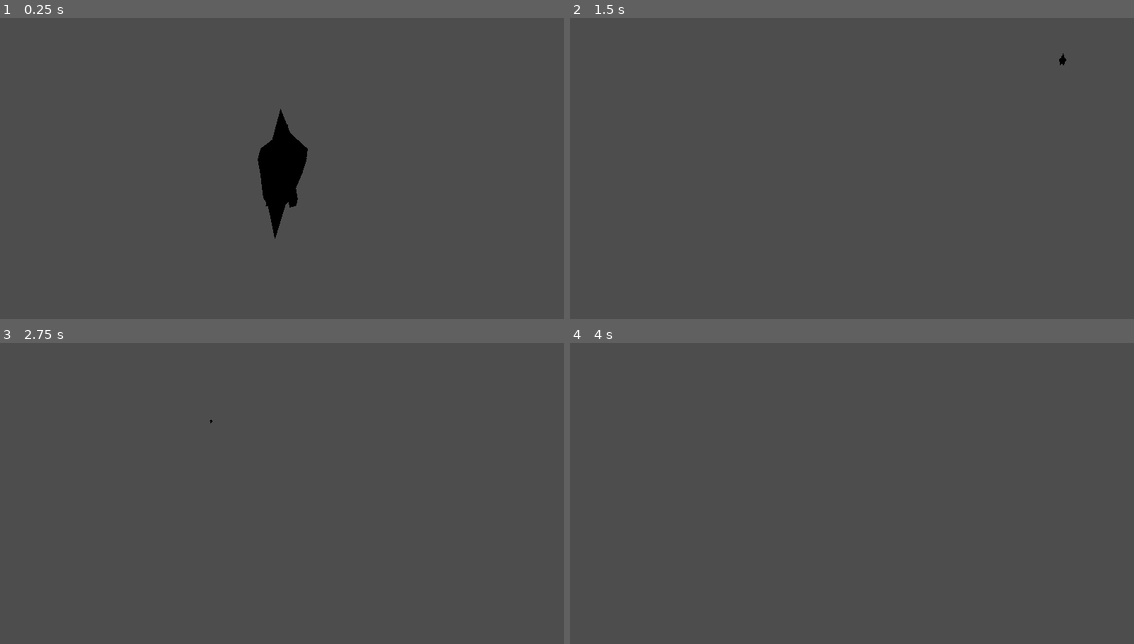
Above: before the commit, frames 1-4 (two rows, left to right).
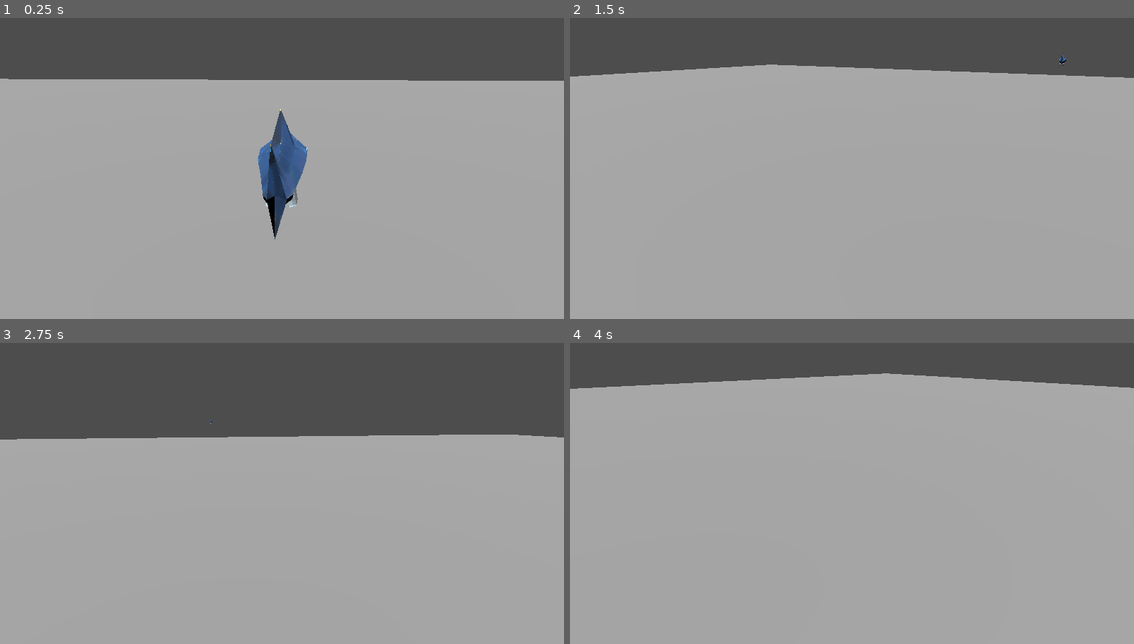
Above: after the commit, the same moments.

Repository: wallysaurus/shark-gaem
Game: Godot game, scene res://camera_3d.tscn
Two runs of this game, one before a commit and one after it. Both use one fixed random seed, a clock stepped at 60 frames per second and the inputs below.
Inputs (mouse positions are in pixels of both pictures, inside the frame that each line leads up to):
- Up to frame 1 (0.25 s): no input
- Up to frame 2 (1.5 s): tap Enter (ui_accept) at 0.5, 0.77 s; move the mouse to (880, 159) at 0.52 s; hold F 0.53-1.28 s; hold W from 0.53 s (still down); click (880, 159) at 0.67 s; move the mouse to (823, 162) at 1.27 s; tap Space at 1.35 s
- Up to frame 3 (2.75 s): keep holding W; tap Enter (ui_accept) at 1.52 s; move the mouse to (293, 481) at 2.02 s; hold F from 2.03 s (still down)
- Up to frame 4 (4 s): keep holding W; tap Enter (ui_accept) at 2.75, 3.02, 3.5, 3.77 s; move the mouse to (846, 490) at 2.77 s; release F at 2.78 s; tap Space at 2.85 s; click (846, 490) at 2.92 s; move the mouse to (891, 490) at 3.52 s; hold F from 3.53 s (still down)

The runs differ from the first frame. In frame 1, 79% of the frame differs, in the area x 0-100%, y 20-100%; in frame 2, 82%; in frame 3, 69%; in frame 4, 87%, in the area x 0-100%, y 10-100%.

Commit message:
added map

Diff:
--- a/GodotProject/camera_3d.tscn
+++ b/GodotProject/camera_3d.tscn
@@ -9,7 +9,13 @@
 
 [sub_resource type="CapsuleShape3D" id="CapsuleShape3D_ryshs"]
 
+[sub_resource type="BoxShape3D" id="BoxShape3D_6uotp"]
+
+[sub_resource type="BoxMesh" id="BoxMesh_1n8ih"]
+size = Vector3(50, 1, 50)
+
 [node name="Root" type="Node3D"]
+transform = Transform3D(1, 0, 0, 0, 1, 0, 0, 0, 1, 0, 0.382835, 0)
 
 [node name="CharacterBody3D" type="CharacterBody3D" parent="."]
 transform = Transform3D(1, 0, 0, 0, 1, 0, 0, 0, 1, 0, 0, -0.0118828)
@@ -28,14 +34,15 @@
 script = ExtResource("3_qqu3t")
 
 [node name="Camera3D" type="Camera3D" parent="."]
-transform = Transform3D(0.998464, -0.0152516, 0.0532624, 0, 0.961359, 0.275284, -0.0554033, -0.274861, 0.959882, 0.186951, 0.966246, 3.00627)
+transform = Transform3D(0.998464, -0.0152516, 0.0532624, 0, 0.961359, 0.275284, -0.0554033, -0.274861, 0.959882, 0.186951, 0.966247, 3.00627)
 keep_aspect = 0
+fov = 74.9666
 
 [node name="PhantomCameraHost" type="Node" parent="Camera3D"]
 script = ExtResource("4_yldkg")
 
 [node name="PhantomCamera3D" type="Node3D" parent="."]
-transform = Transform3D(0.998464, -0.0152516, 0.0532624, 0, 0.961359, 0.275284, -0.0554033, -0.274861, 0.959882, 0.186951, 0.966246, 3.00627)
+transform = Transform3D(0.998464, -0.0152516, 0.0532624, 0, 0.961359, 0.275284, -0.0554033, -0.274861, 0.959882, 0.186951, 0.966247, 3.00627)
 script = ExtResource("6_apoac")
 priority_override = false
 priority = 345
@@ -52,3 +59,18 @@
 tween_on_load = true
 inactive_update_mode = 0
 camera_3D_resource = null
+
+[node name="StaticBody3D" type="StaticBody3D" parent="."]
+transform = Transform3D(1, 0, 0, 0, 1, 0, 0, 0, 1, 0, -0.83138, 0)
+
+[node name="CollisionShape3D" type="CollisionShape3D" parent="StaticBody3D"]
+shape = SubResource("BoxShape3D_6uotp")
+
+[node name="MeshInstance3D" type="MeshInstance3D" parent="StaticBody3D/CollisionShape3D"]
+transform = Transform3D(1, 0, 0, 0, 1, 0, 0, 0, 1, 0, -0.451168, 0)
+mesh = SubResource("BoxMesh_1n8ih")
+skeleton = NodePath("../..")
+
+[node name="DirectionalLight3D" type="DirectionalLight3D" parent="."]
+transform = Transform3D(1, 0, 0, 0, 0.64679, 0.762668, 0, -0.762668, 0.64679, 0, 18.6223, 14.1799)
+light_energy = 1.7
Not shown, changed: GodotProject/addons/phantom_camera/examples/textures/2D/PhantomCamera2DSprite.png.import
Not shown, changed: GodotProject/addons/phantom_camera/examples/textures/2D/inventory_container.png.import
Not shown, changed: GodotProject/addons/phantom_camera/examples/textures/2D/level_spritesheet.png.import
Not shown, changed: GodotProject/addons/phantom_camera/examples/textures/2D/sign_prompt.png.import
Not shown: 1 places in GodotProject/camera_3d.tscn that only renumber resources
